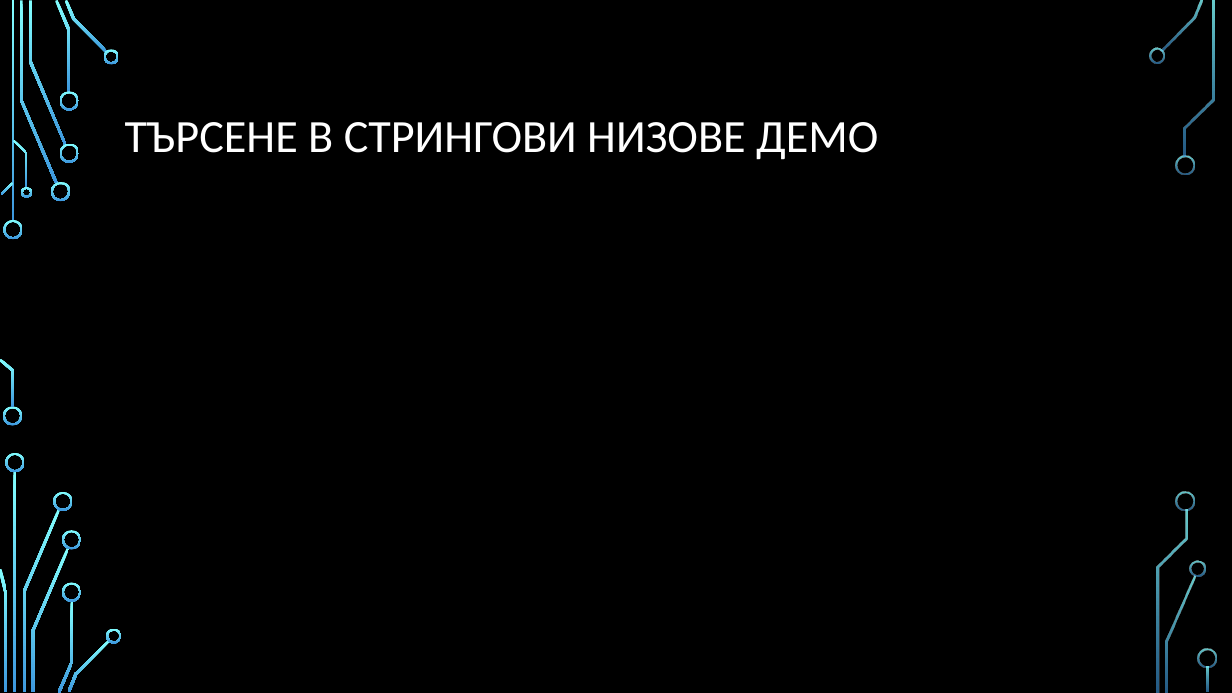
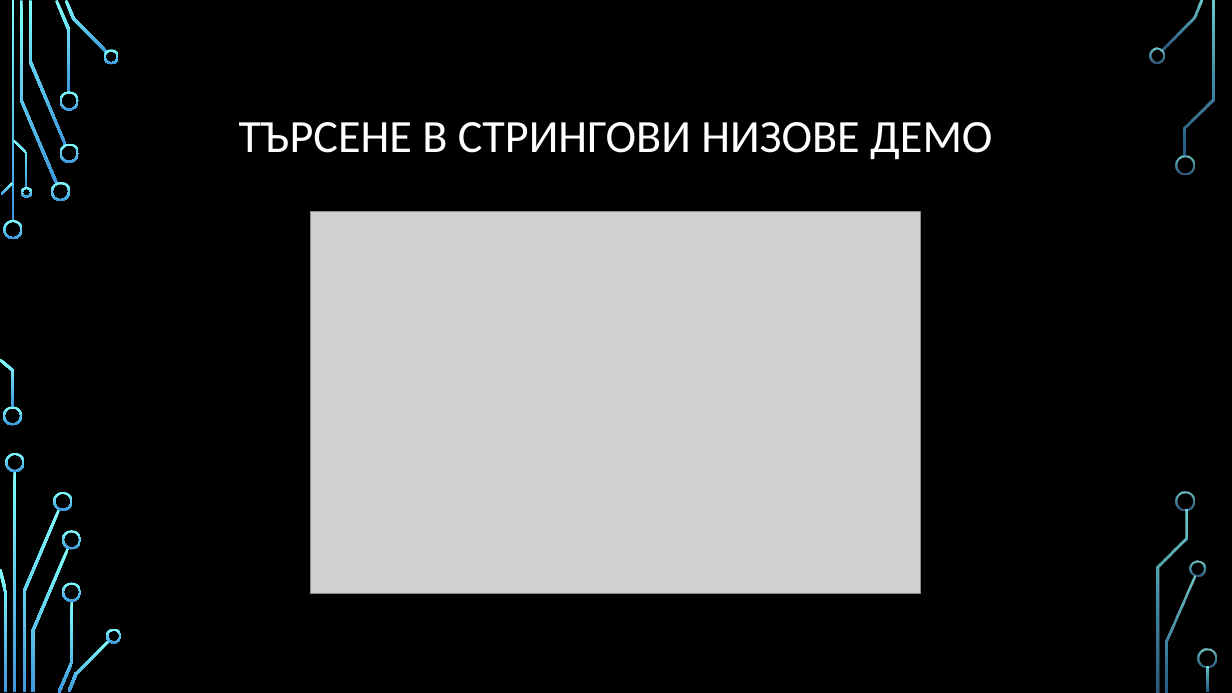
Before and after one commit to Bilyukov/java-course, a slide deck: slide 11 of 07.string-operations.pptx. Drawn at 1232x693 pixels with LibreOffice and Linux fonts; fonts in the diff are those of the drawing; grey boxes stand for pictures; background and template pictures are left out. Boxes give left, top, right and bottom in pixels: in the first picture for what was removed or moved away, otherwise in the second. Text is boxed around its words. In the diff, an @@ line names an element or a change of style, - is before the commit and + after.

Commit message:
Added images to lection

```diff
--- a/07.string-operations.pptx
+++ b/07.string-operations.pptx
@@ title "ТЪРСЕНЕ В СТРИНГОВИ НИЗОВЕ ДЕМО" at [239,122,992,160]: alignment left to centre @@
@@ picture added at [311,212,921,594] @@
```
Also in this commit, not shown: 6 other slides changed.
